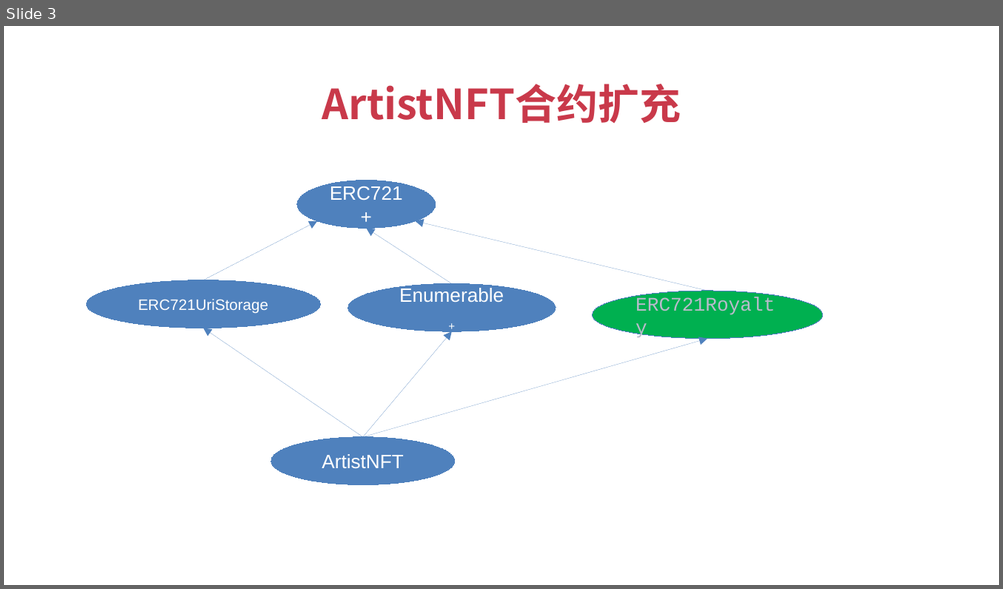
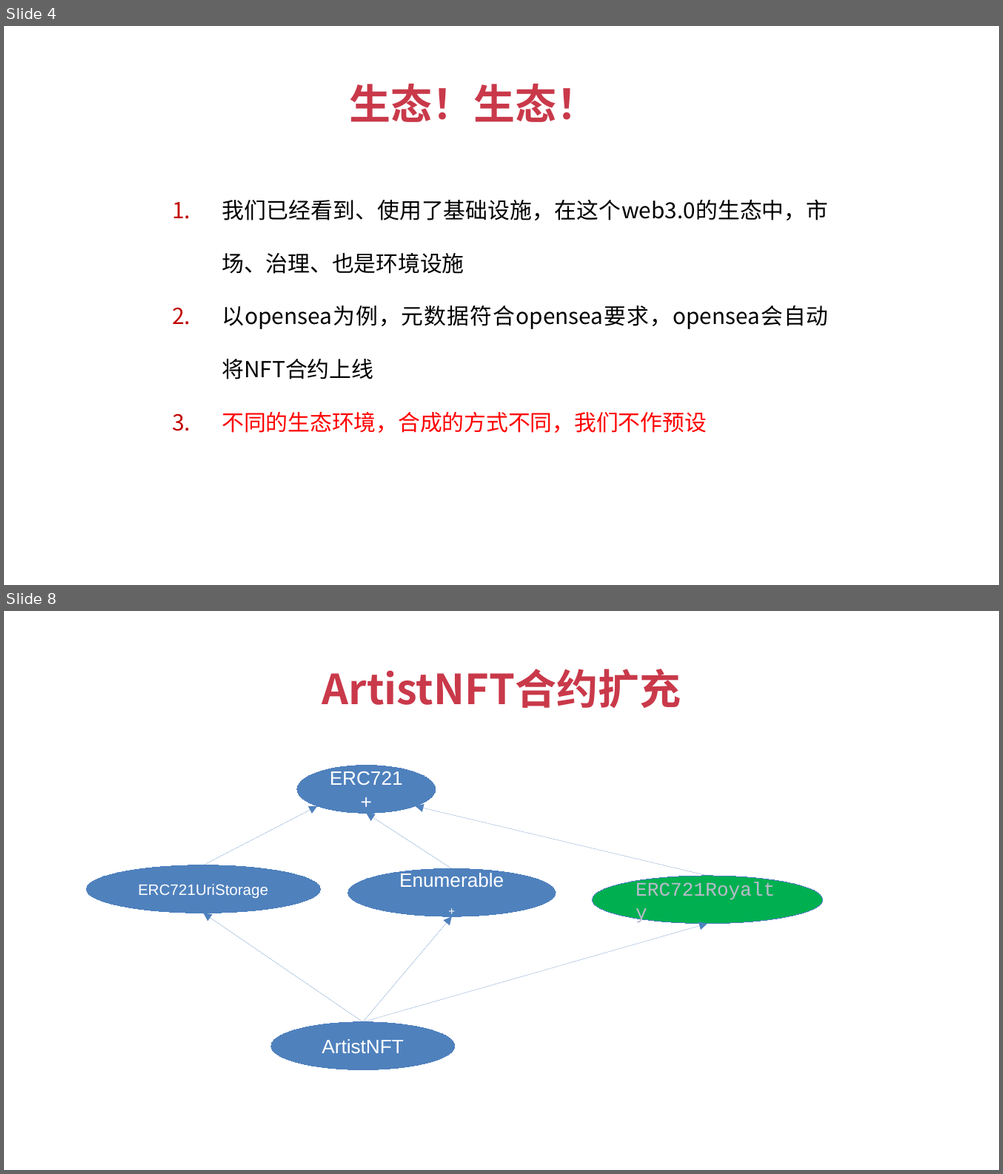
Before and after one commit to baiyuqi/course-solidity-teacher, a slide deck: document/ppt/ch9-扩展开发/2-经济学设计-Loyalty支持.pptx. Shown one above the other, each under a label of ours: slide 3 before the commit, slides 4 and 8 after it; the slides between them are not shown. The pictures are 1003x589 and 1003x1174 pixels, drawn with LibreOffice and Linux fonts; fonts in the diff are those of the drawing. Boxes give left, top, right and bottom in pixels: in the first picture for what was removed or moved away, otherwise in the second. Text is boxed around its words. In the diff, an @@ line names an element or a change of style, - is before the commit and + after.

```diff
--- a/document/ppt/ch9-扩展开发/2-经济学设计-Loyalty支持.pptx
+++ b/document/ppt/ch9-扩展开发/2-经济学设计-Loyalty支持.pptx
@@ slide 4 added at bbox=[4, 26, 999, 585], background #FFFFFF @@
@@ text added at bbox=[350, 84, 598, 122], 30 pt, text #C9394A, bold @@
+生态！生态！
@@ text added at bbox=[222, 199, 828, 433], 16 pt, text #000000 @@
+1. 我们已经看到、使用了基础设施，在这个web3.0的生态中，市场、治理、也是环境设施
+2. 以opensea为例，元数据符合opensea要求，opensea会自动将NFT合约上线
+3. 不同的生态环境，合成的方式不同，我们不作预设
@@ what was slide 3 is now slide 8 @@
```
Also in this commit, not shown: 3 slides changed, 7 other slides added, 4 slides removed, 54 other files.
